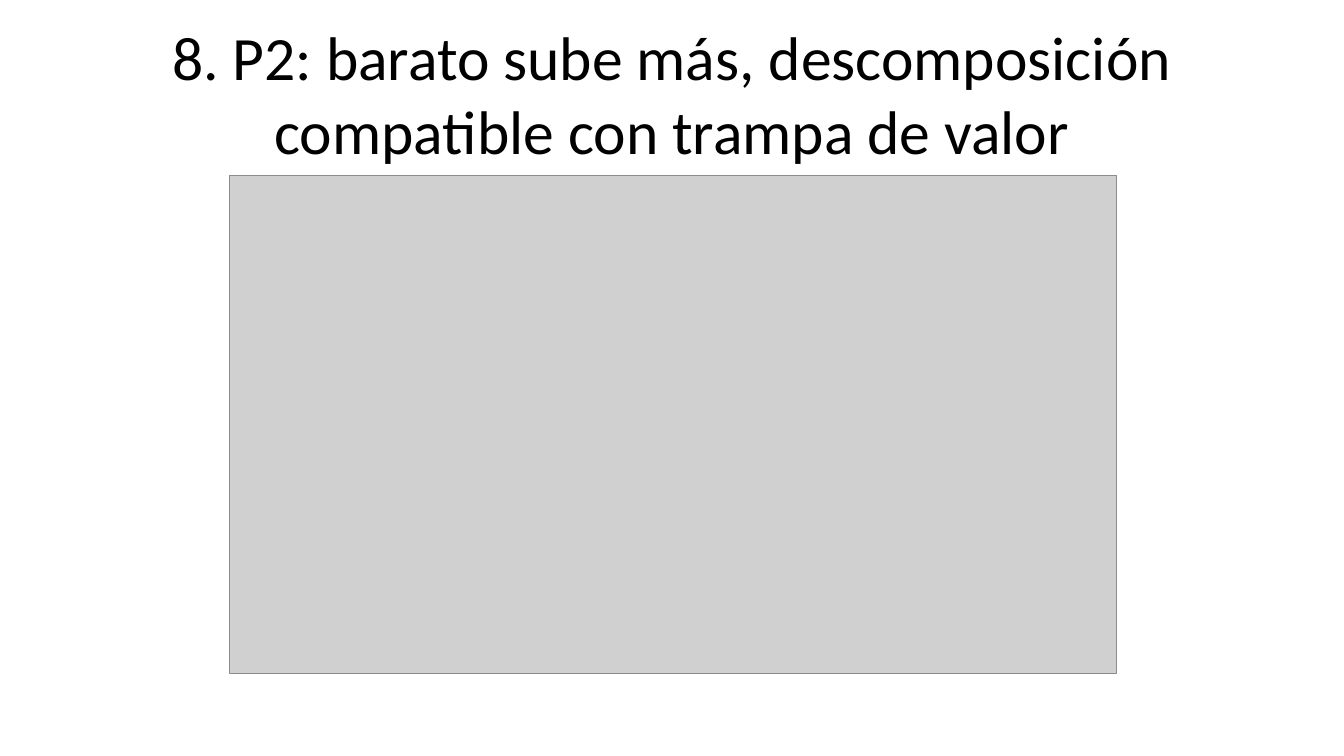
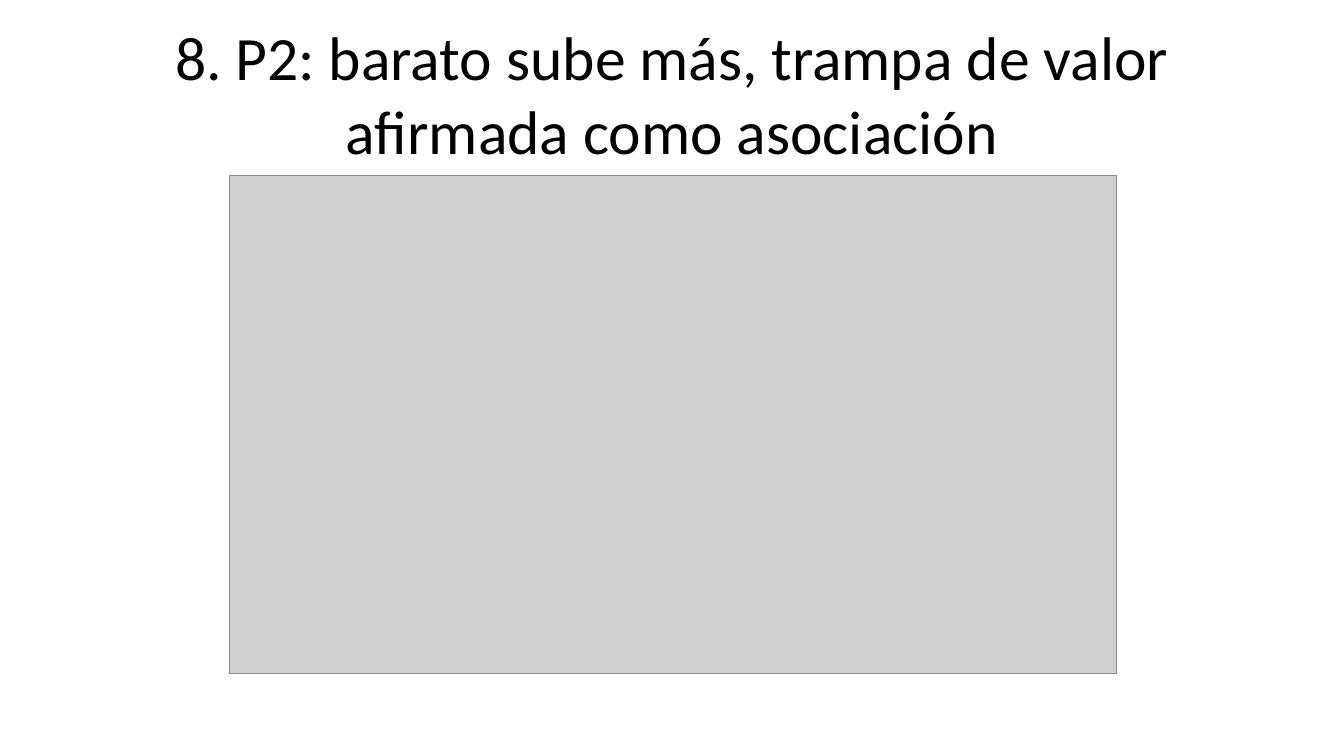
Before and after one commit to louis97/asistente-financiero, a slide deck: slide 11 of entregables/entrega_1/presentacion.pptx. Drawn at 1344x756 pixels with LibreOffice and Linux fonts; fonts in the diff are those of the drawing; grey boxes stand for pictures. Boxes give left, top, right and bottom in pixels: in the first picture for what was removed or moved away, otherwise in the second. Text is boxed around its words. In the diff, an @@ line names an element or a change of style, - is before the commit and + after.

```diff
--- a/entregables/entrega_1/presentacion.pptx
+++ b/entregables/entrega_1/presentacion.pptx
@@ title at (x1=175, y1=37, x2=1168, y2=155): text changed @@
-8. P2: barato sube más, descomposición compatible con trampa de valor
+8. P2: barato sube más, trampa de valor afirmada como asociación
```
Also in this commit, not shown: 5 other files.
